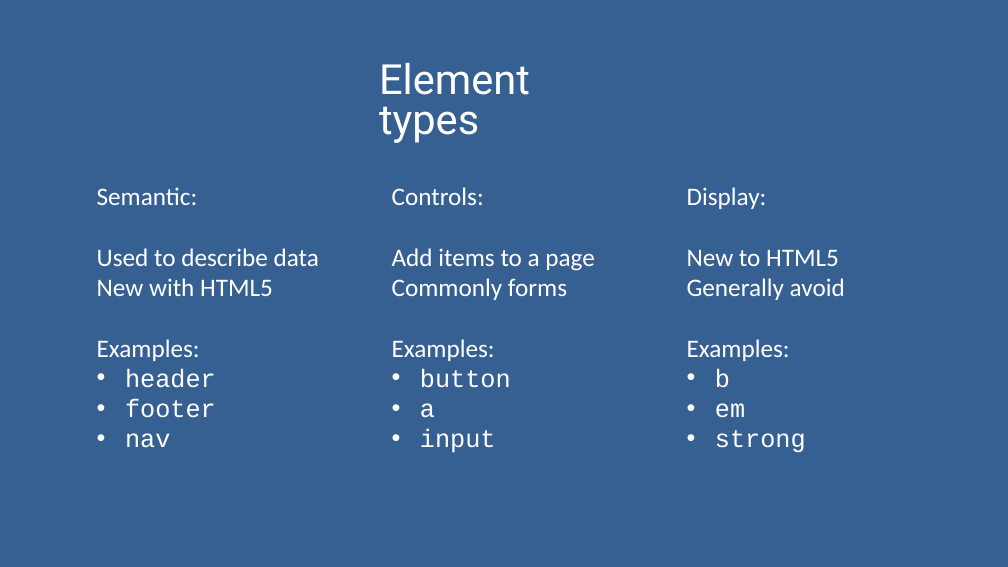
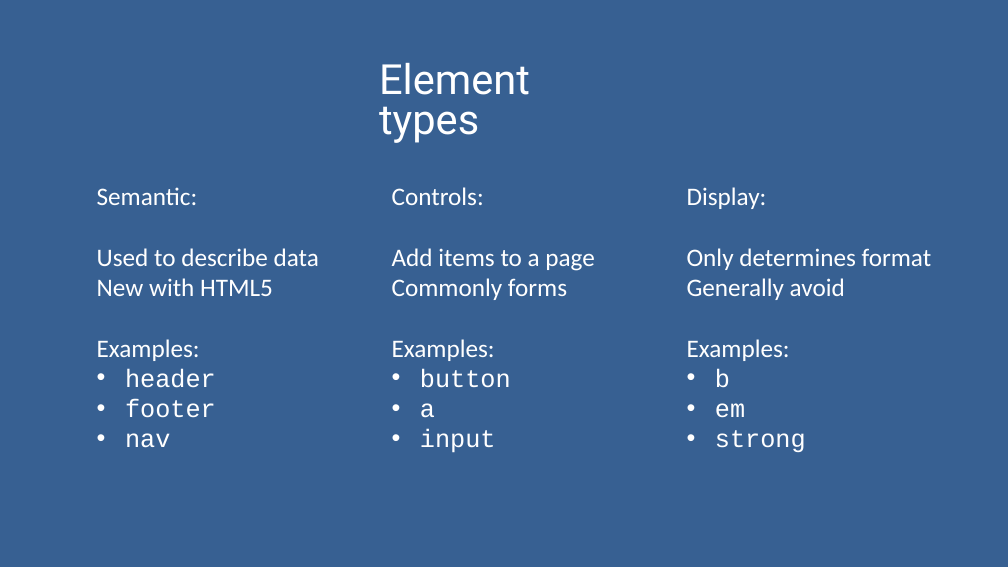
Before and after one commit to GeekTrainer/Flask, a slide deck: slide 9 of Slides/Module 3 - Creating an interface.pptx (slide 8 before the commit). Drawn at 1008x567 pixels with LibreOffice and Linux fonts; fonts in the diff are those of the drawing. Boxes give left, top, right and bottom in pixels: in the first picture for what was removed or moved away, otherwise in the second. Text is boxed around its words. In the diff, an @@ line names an element or a change of style, - is before the commit and + after.

```diff
--- a/Slides/Module 3 - Creating an interface.pptx
+++ b/Slides/Module 3 - Creating an interface.pptx
@@ text at <box>687,248,932,270</box>: text changed @@
-New to HTML5
+Only determines format
```
Also in this commit, not shown: 15 slides added, 3 other files.
